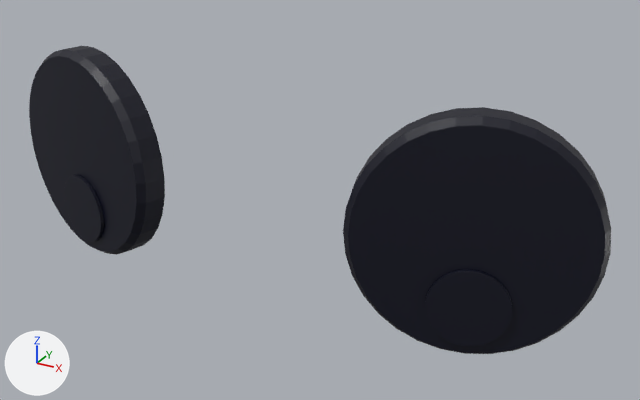
The FBX model Assets/Characters/Char1_Eyes.fbx, before and after one commit.
The view is the same before and after, from a 50 mm lens placed at (0.573, -1.832, 0.768), pointed at (0.068, -0.913, 0.309). Every picture has the same lights, and +X, +Y and +Z are marked at lower left. Where no turn or scale is listed for an object, it has been applied to the vertices.

Objects in the first picture: 'Eyes'.
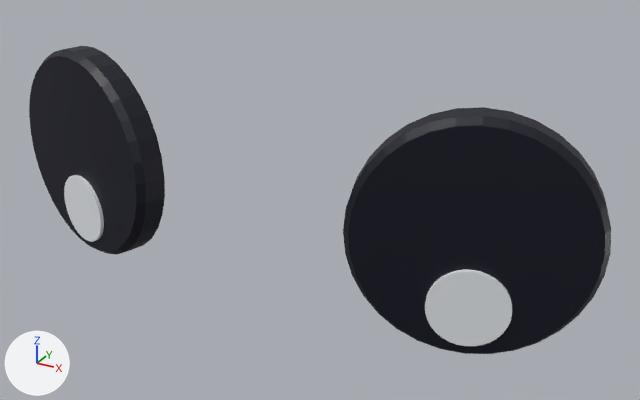
Where the change shows, as pixel boxes (x1, y1, x2, y2) in the pictures (640 x 400 px):
```json
{"part": 1, "of": "me_cylinder_004", "change": "recoloured", "before": [64, 175, 104, 242], "after": [64, 175, 104, 242], "on screen": "black to white"}
{"part": 2, "of": "me_cylinder_004", "change": "recoloured", "before": [425, 269, 512, 346], "after": [425, 269, 512, 346], "on screen": "black to white"}
```

Edits to the scene script, one JSON object a line:
```json
{"op": "add", "block": "mat_eye", "code": ["mat_eye = principled_material('Eye')", "mat_eye.base_color = (0.8, 0.8, 0.8)  # white #e7e7e7", "mat_eye.emission_color = (0.0, 0.0132, 0.0291)  # dark blue #001e30", "mat_eye.emission_strength = 1.0"]}
{"block": "me_cylinder_004", "where": "me_cylinder_004.from_pydata(...)  # 1024 vertices, 1032 faces; spans x -0.433..0.432, y -0.009..0.12, z -0.15..0.15"}
{"block": "me_cylinder_004", "where": "# used by ob_eyes; location = (0.0, -1.0, 0.32)"}
{"block": "me_cylinder_004", "change": "me_cylinder_004 part 1: all 194 faces centred in x -0.342..-0.245, y 0.016..0.049, z -0.13..-0.03 switch from mat_material_002 (black #00021b) to mat_eye (white #e7e7e7)"}
{"block": "me_cylinder_004", "change": "me_cylinder_004 part 2: all 194 faces centred in x 0.245..0.342, y 0.015..0.05, z -0.13..-0.03 switch from mat_material_002 (black #00021b) to mat_eye (white #e7e7e7)"}
```
